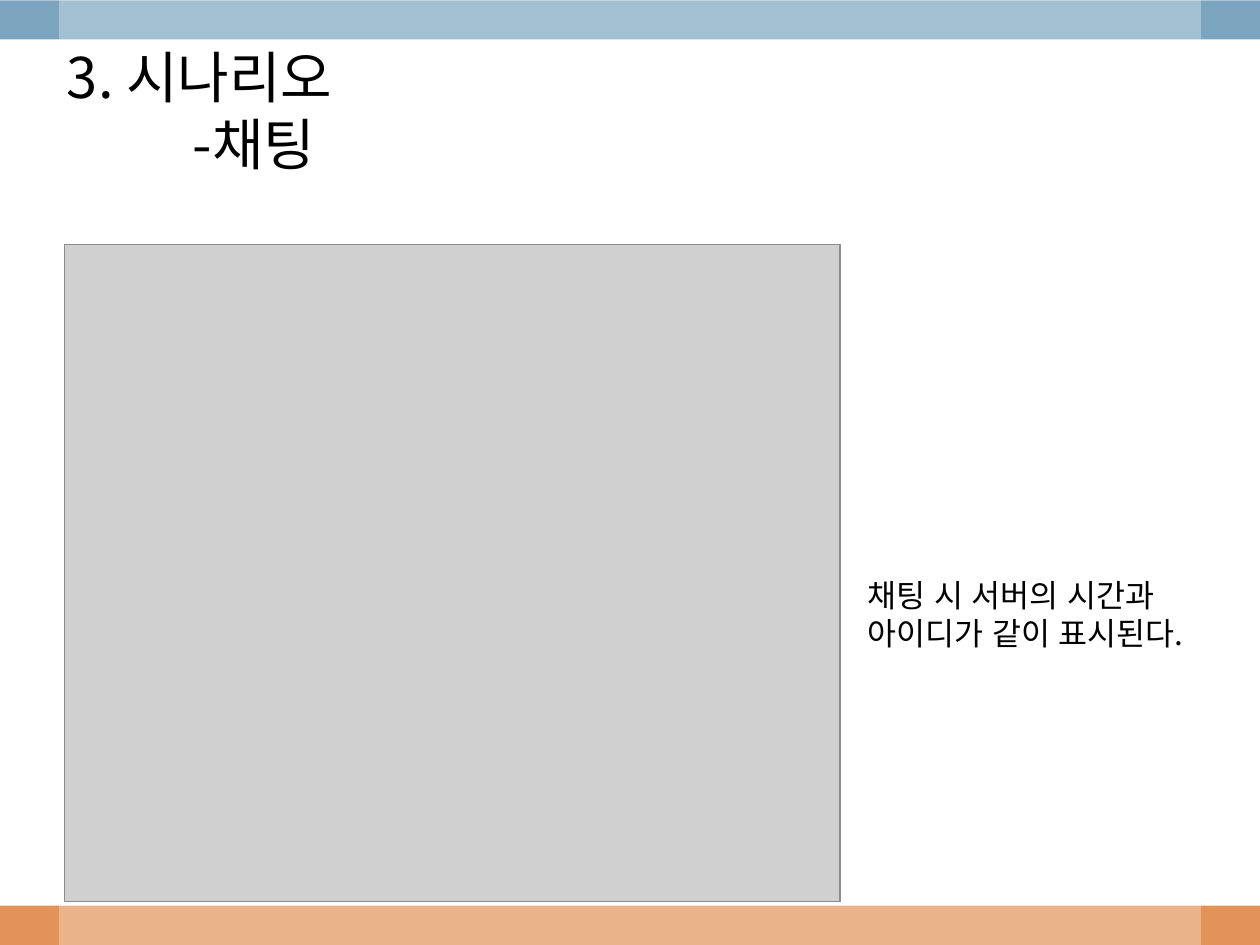
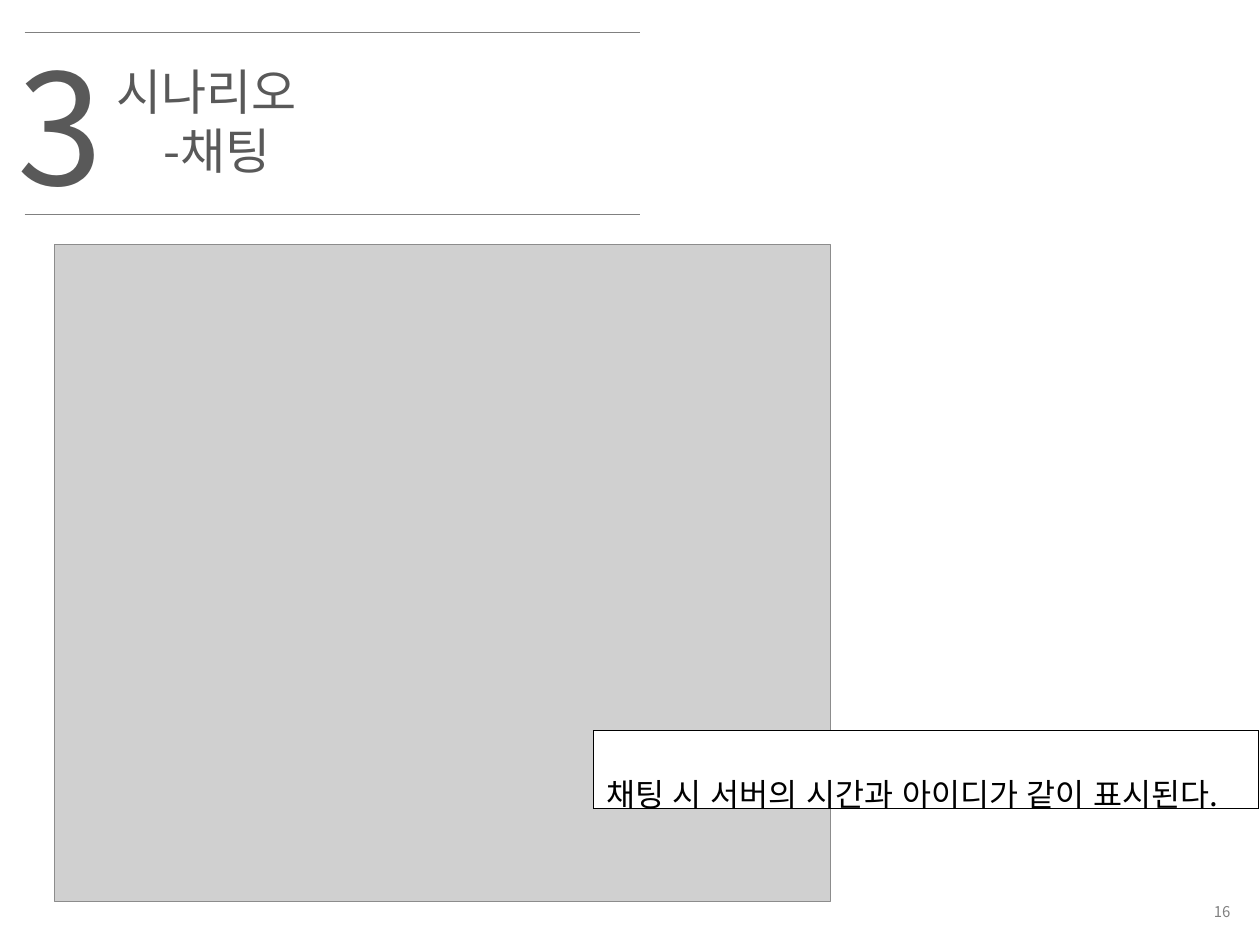
Before and after one commit to imjihun/EglobalStudy, a slide deck: slide 17 of ppt/chatting.pptx. Drawn at 1260x945 pixels with LibreOffice and Linux fonts; fonts in the diff are those of the drawing; grey boxes stand for pictures; background and template pictures are left out. Boxes give left, top, right and bottom in pixels: in the first picture for what was removed or moved away, otherwise in the second. Text is boxed around its words. In the diff, an @@ line names an element or a change of style, - is before the commit and + after.

```diff
--- a/ppt/chatting.pptx
+++ b/ppt/chatting.pptx
@@ rectangle removed at [0,0,1260,39] @@
@@ rectangle removed at [59,0,1201,945] @@
@@ text added at [17,32,102,215], 88 pt, text #595959 @@
+3
@@ line added from (25, 33) to (640, 33), #808080 0.75 pt @@
@@ text "시나리오": place and size @@
-text "시나리오" at [67,51,332,170]
+text "시나리오" at [117,69,297,173]
@@ text at [117,69,297,114]: text changed; size 32 to 28 pt; text colour #000000 to #595959 @@
-3. 시나리오
+시나리오
@@ text at [164,128,271,173]: size 32 to 28 pt, text colour #000000 to #595959 in "-채팅"; indent changed @@
@@ line added from (25, 214) to (640, 214), #808080 0.75 pt @@
@@ picture: place and size @@
-picture at [64,244,840,902]
+picture at [54,244,830,902]
@@ rectangle "채팅 시 서버의 시간과 아이디가 ...": place and size @@
-rectangle "채팅 시 서버의 시간과 아이디가 ..." at [867,581,1184,648]
+rectangle "채팅 시 서버의 시간과 아이디가 ..." at [593,731,1259,809]
@@ rectangle "채팅 시 서버의 시간과 아이디가 ..." at [593,731,1259,809]: fill none to #FFFFFF; outline none to #000000 0.75 pt @@
@@ text in rectangle at [606,780,1219,814]: text changed @@
-채팅 시 서버의 시간과
-아이디가 같이 표시된다.
+채팅 시 서버의 시간과 아이디가 같이 표시된다.
@@ rectangle removed at [0,906,1260,945] @@
@@ page number added at [1214,906,1231,917], 8.5 pt, text #808080 @@
+16
```
Also in this commit, not shown: 31 other slides changed, 2 slides added, 1 slide removed, 1 other file.
